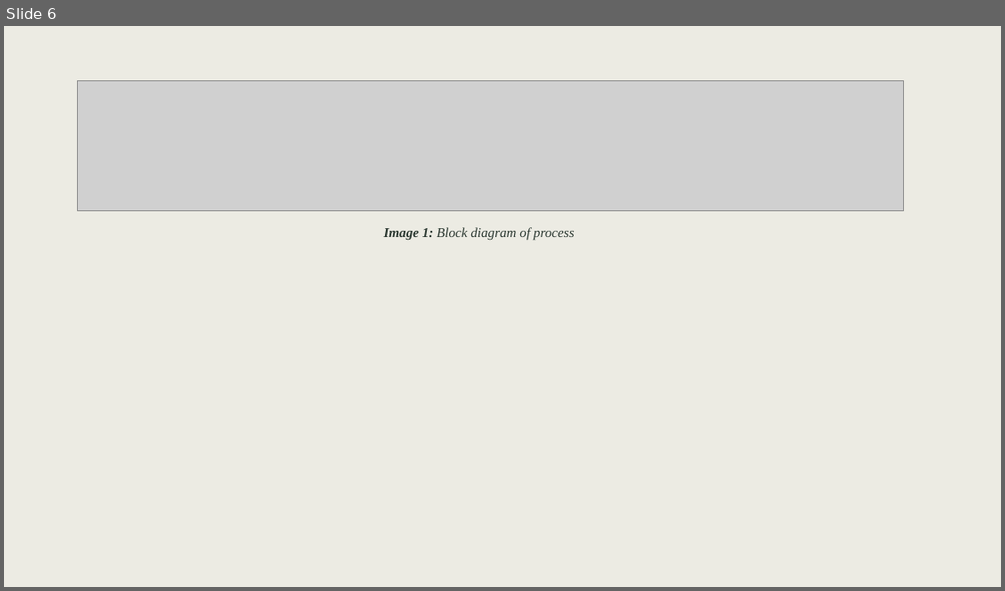
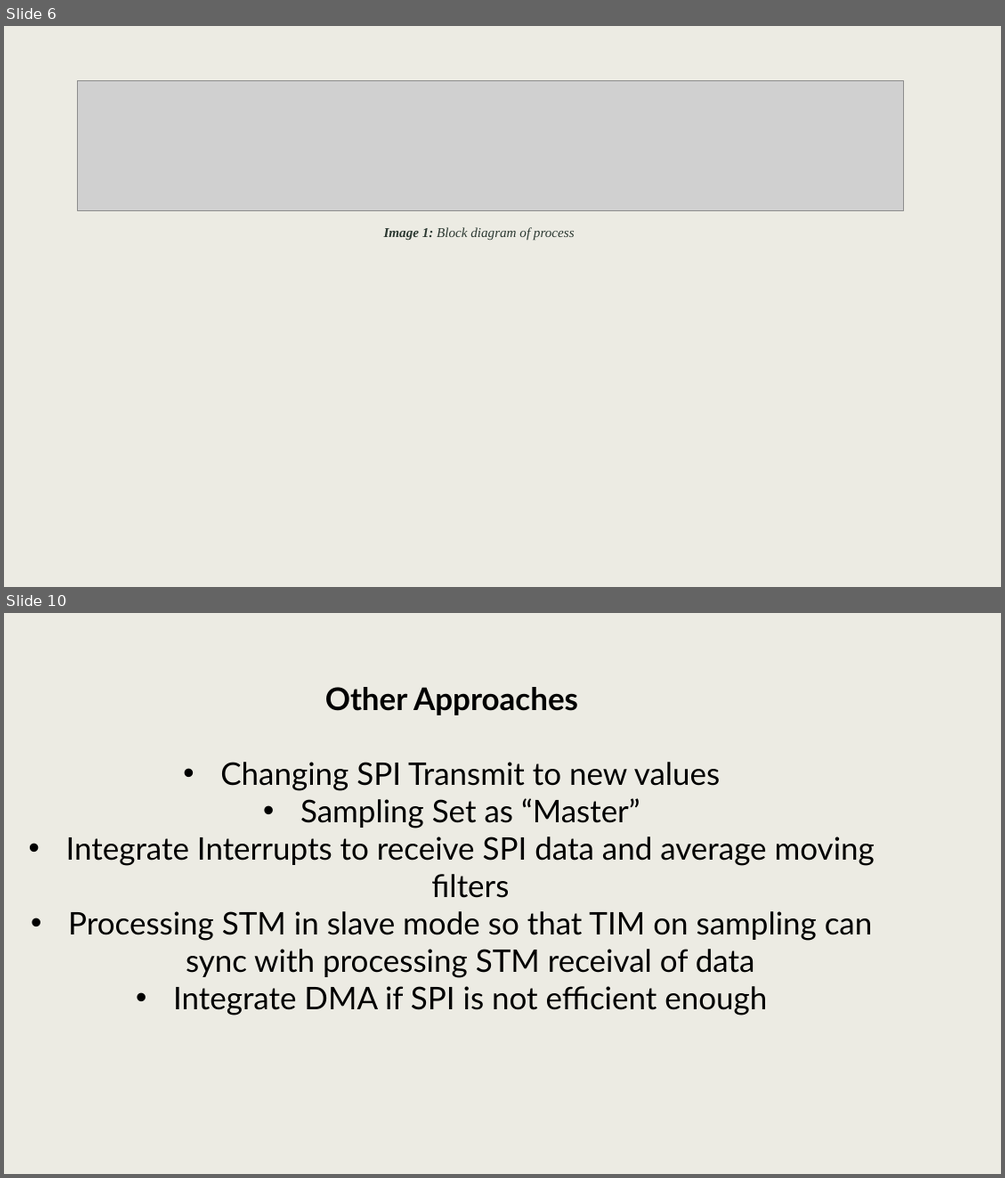
Before and after one commit to hjaqfarrand/2071_AudioSystem, a slide deck: Ece2071 Project.pptx. Shown one above the other, each under a label of ours: slide 6 before the commit, slides 6 and 10 after it; the slides between them are not shown. The pictures are 1005x591 and 1005x1178 pixels, drawn with LibreOffice and Linux fonts; fonts in the diff are those of the drawing; grey boxes stand for pictures. Boxes give left, top, right and bottom in pixels: in the first picture for what was removed or moved away, otherwise in the second. Text is boxed around its words. In the diff, an @@ line names an element or a change of style, - is before the commit and + after.

```diff
--- a/Ece2071 Project.pptx
+++ b/Ece2071 Project.pptx
@@ slide 10 added at (4,613,1001,1174), background #ECEBE3 @@
@@ text added at (66,687,874,1015), 30 pt, text #000000 @@
+Other Approaches
+• Changing SPI Transmit to new values
+• Sampling Set as “Master”
+• Integrate Interrupts to receive SPI data and average moving filters
+• Processing STM in slave mode so that TIM on sampling can sync with processing STM receival of data
+• Integrate DMA if SPI is not efficient enough
```
Also in this commit, not shown: 5 other slides added, 1 slide removed.
